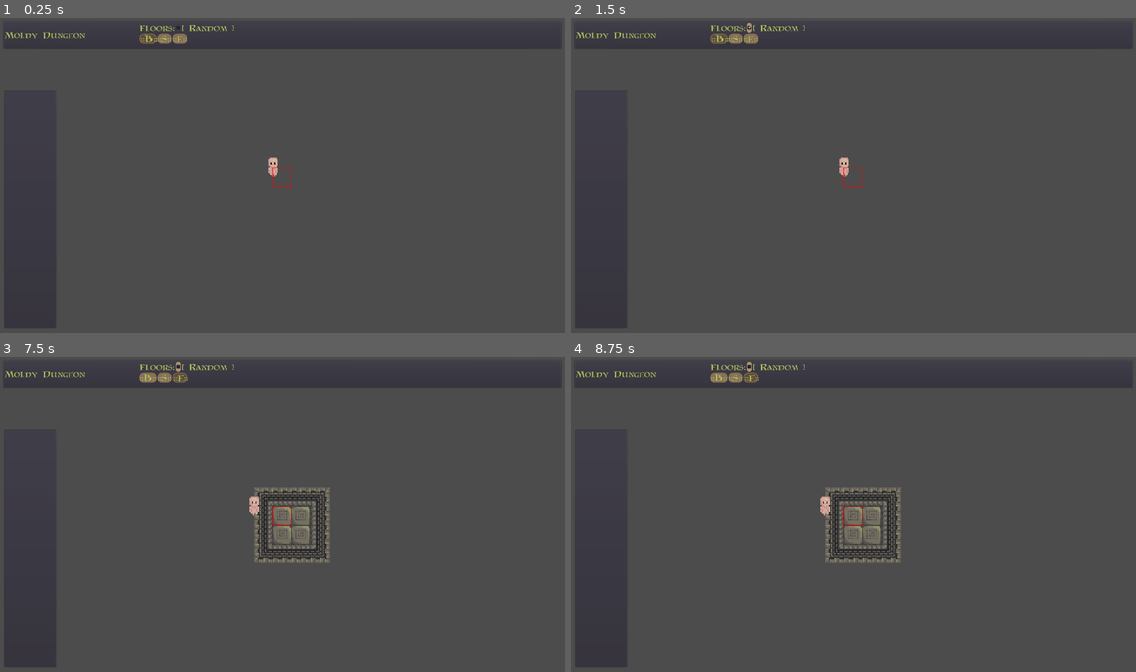
Above: before the commit, frames 1-4 (two rows, left to right).
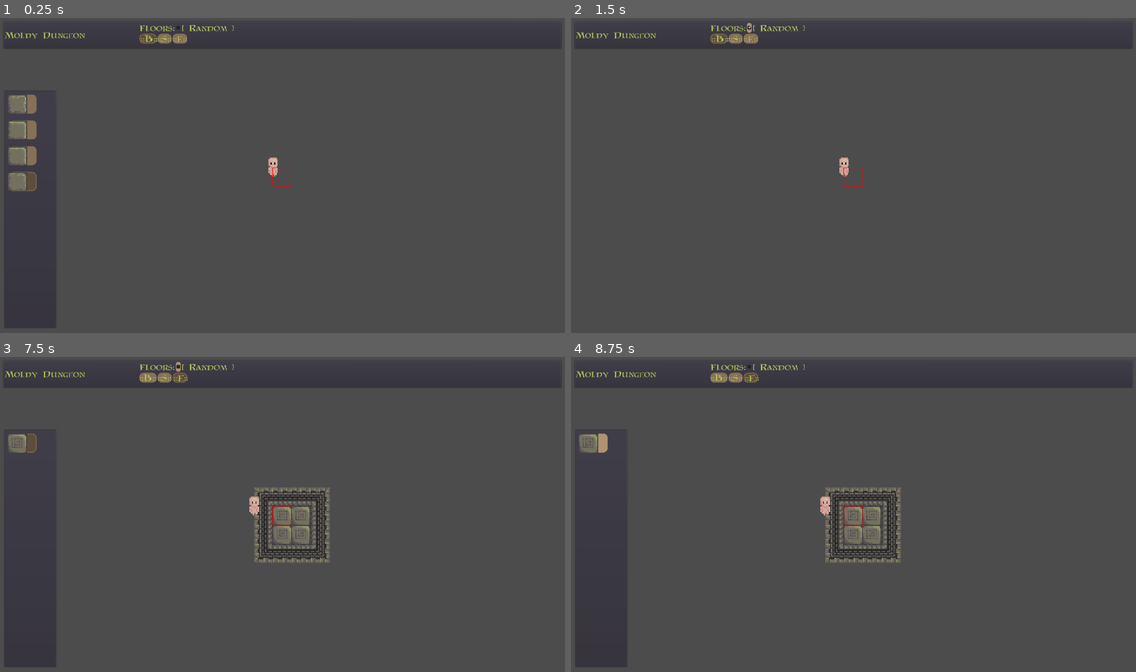
Above: after the commit, the same moments.

Repository: ObsidianBlk/DungeonFall
Game: Godot game, scene res://MapEditor.tscn
The game is run twice, just before and just after one commit, with the same random seed, the same clock (stepped at 60 frames per second) and the same inputs. This scene is started directly instead of the project's main scene.
Inputs (mouse positions are in pixels of both pictures, inside the frame that each line leads up to):
- Up to frame 1 (0.25 s): no input
- Up to frame 2 (1.5 s): click (751, 27) at 0.5 s; click "::B::" at 1.25 s
- Up to frame 3 (7.5 s): click "::S::" at 2 s; click "::E::" at 2.75 s; click "Moldy Dungeon" at 3.5 s; tap Enter at 4.25, 5.75, 7.25 s; hold D (move_right) 4.28-5.03 s; tap Space (jump) at 4.52, 5, 5.27, 6.5, 6.77 s; hold S (move_down) 5.03-5.78 s; hold D (move_right) 5.78-6.53 s; hold W (move_up) 6.53-7.28 s; hold A (move_left) from 7.28 s (still down)
- Up to frame 4 (8.75 s): tap Space (jump) at 7.52 s; release A (move_left) at 8 s; click (593, 442) at 8.02 s

The runs differ from the first frame. In frame 1, 1.1% of the frame differs, in the area x 1-7%, y 24-56%; in frame 2, less than 0.1%; in frame 3, 0.3%; in frame 4, 0.3%.

Commit message:
Can now select specific floor tiles to be placed or choose random tile.

Diff:
--- a/MapEditor.tscn
+++ b/MapEditor.tscn
@@ -274,4 +274,5 @@
 [connection signal="toggled" from="CanvasLayer/EditorUI/Toolbar/Control/Tools/FloorTools/CTRLs/BTN_Safe" to="CanvasLayer/EditorUI/Toolbar/Control/Tools/FloorTools" method="_on_floor_btn_toggle" binds= [ "S" ]]
 [connection signal="toggled" from="CanvasLayer/EditorUI/Toolbar/Control/Tools/FloorTools/CTRLs/BTN_Ends" to="CanvasLayer/EditorUI/FloorList" method="_on_floor_btn_toggle" binds= [ "E" ]]
 [connection signal="toggled" from="CanvasLayer/EditorUI/Toolbar/Control/Tools/FloorTools/CTRLs/BTN_Ends" to="CanvasLayer/EditorUI/Toolbar/Control/Tools/FloorTools" method="_on_floor_btn_toggle" binds= [ "E" ]]
+[connection signal="tile_selected" from="CanvasLayer/EditorUI/FloorList" to="." method="_on_tile_selected"]
 [connection signal="pressed" from="CanvasLayer/GeneralUI/PopMenu/PanelContainer/VBoxContainer/Buttons/BTN_Exit" to="." method="_on_editor_quit"]
--- a/levels/EditorLevel.tscn
+++ b/levels/EditorLevel.tscn
@@ -1,11 +1,10 @@
-[gd_scene load_steps=7 format=2]
+[gd_scene load_steps=6 format=2]
 
 [ext_resource path="res://scripts/EditorLevel.gd" type="Script" id=1]
 [ext_resource path="res://objects/player_start/Player_Start.tscn" type="PackedScene" id=3]
 [ext_resource path="res://tilesets/tilesetA/tilesetA.tres" type="TileSet" id=4]
 [ext_resource path="res://scripts/UI/MapEditor/TrackerView.gd" type="Script" id=5]
 [ext_resource path="res://scripts/MapBuildTools.gd" type="Script" id=6]
-[ext_resource path="res://scripts/MapCTRL.gd" type="Script" id=7]
 
 [node name="EditorLevel" type="Node2D"]
 script = ExtResource( 1 )
@@ -14,9 +13,6 @@
 
 [node name="MapBuildTools" type="Node2D" parent="."]
 script = ExtResource( 6 )
-
-[node name="MapCTRL" type="Node2D" parent="."]
-script = ExtResource( 7 )
 
 [node name="Walls" type="TileMap" parent="."]
 tile_set = ExtResource( 4 )
--- a/objects/Editor/tileselector/TileSelector.gd
+++ b/objects/Editor/tileselector/TileSelector.gd
@@ -1,6 +1,6 @@
 extends Button
 
-signal tile_pressed(id)
+signal tile_selected(id)
 
 func set_tile(id : int, tileset : Resource):
 	if id >= 0:
@@ -11,9 +11,7 @@
 		$TileMap.tile_set = null
 
 
-func _on_pressed():
-	if pressed:
+func _on_toggled(button_pressed):
+	if button_pressed:
 		if $TileMap.tile_set != null:
-			emit_signal("tile_pressed", $TileMap.get_cell(0, 0))
-		else:
-			pressed = false
+			emit_signal("tile_selected", $TileMap.get_cell(0, 0))
--- a/objects/Editor/tileselector/TileSelector.tscn
+++ b/objects/Editor/tileselector/TileSelector.tscn
@@ -16,4 +16,4 @@
 scale = Vector2( 4, 4 )
 cell_size = Vector2( 16, 16 )
 format = 1
-[connection signal="pressed" from="." to="." method="_on_pressed"]
+[connection signal="toggled" from="." to="." method="_on_toggled"]
--- a/scripts/EditorLevel.gd
+++ b/scripts/EditorLevel.gd
@@ -3,8 +3,6 @@
 var camera_node = null
 var cell = Vector2(16.0, 16.0)
 
-#onready var map_node = $Map
-onready var mapCTRL_node = $MapCTRL
 onready var mapBT_node = $MapBuildTools
 onready var walls_node = $Walls
 onready var cam_container_node = $Camera_Container
@@ -25,17 +23,6 @@
 	if event.is_action_pressed("move_down"):
 		tracker.position.y += cell.y
 
-
-#func _on_tileset_activated(def):
-#	set_tileset_name(def.name)
-
-
-#func set_tileset_name(name : String):
-#	map_node.tileset_name = name
-#	if map_node.is_valid():
-#		cell = walls_node.cell_size
-#		return true
-#	return false
 
 func attach_camera(camera : Node2D):
 	if camera_node != null:
--- a/scripts/MapEditor.gd
+++ b/scripts/MapEditor.gd
@@ -15,7 +15,7 @@
 var rand_floor = false
 
 onready var camera = $Perma_Objects/Camera
-onready var floor_tile_list = $CanvasLayer/EditorUI/FloorList/Margins/Scroll/Tiles
+onready var floorList_node = $CanvasLayer/EditorUI/FloorList
 
 onready var generalUI = $CanvasLayer/GeneralUI
 
@@ -29,15 +29,6 @@
 
 		tileset_def = TilesetStore.get_definition()
 		TilesetStore.connect("tileset_activated", self, "_on_tileset_activated")
-
-		#tileset_resource = load(tileset_def.base_path + tileset_def.resource_path)
-		#tile_selector_inst = load("res://objects/Editor/tileselector/TileSelector.tscn")
-		#for bindex in range(0, tileset_def.floors.breakable.size()):
-		#	var fdef = tileset_def.floors.breakable[bindex]
-		#	var selector = tile_selector_inst.instance()
-		#	floor_tile_list.add_child(selector)
-		#	selector.set_tile(fdef.index, tileset_resource)
-		#	selector.connect("tile_pressed", self, "_on_tile_pressed")
 
 
 func _input(event):
@@ -61,9 +52,6 @@
 			editorlevel_node.clear_floor_at_tracker()
 
 
-#func _on_tile_pressed(id : int):
-#	print("Tile ID ", id, " selected!")
-
 func _on_tileset_activated(def):
 	tileset_def = def
 
@@ -83,5 +71,10 @@
 		p.add_child(world_node)
 		queue_free()
 
+
+func _on_tile_selected(id : int):
+	floor_tile_id = id
+
 func _on_random_floor(button_pressed):
 	rand_floor = button_pressed
+	floorList_node.visible = not rand_floor
--- a/scripts/UI/MapEditor/FloorList.gd
+++ b/scripts/UI/MapEditor/FloorList.gd
@@ -1,24 +1,67 @@
 extends Container
 
+signal tile_selected(tile_index)
+
+const TILE_SELECTOR_RESOURCE = "res://objects/Editor/tileselector/TileSelector.tscn"
+
+var tile_selector_inst = null
 var tileset_def = null
+var tileset_resource = null
+var current_tile_type = "B"
+
+onready var tile_list_node = $Margins/Scroll/Tiles
 
 func _ready():
-	tileset_def = TilesetStore.get_definition()
 	TilesetStore.connect("tileset_activated", self, "_on_tileset_activated")
+	_on_tileset_activated(TilesetStore.get_definition())
 
-	#tileset_resource = load(tileset_def.base_path + tileset_def.resource_path)
-	#tile_selector_inst = load("res://objects/Editor/tileselector/TileSelector.tscn")
-	#for bindex in range(0, tileset_def.floors.breakable.size()):
-	#	var fdef = tileset_def.floors.breakable[bindex]
-	#	var selector = tile_selector_inst.instance()
-	#	floor_tile_list.add_child(selector)
-	#	selector.set_tile(fdef.index, tileset_resource)
-	#	selector.connect("tile_pressed", self, "_on_tile_pressed")
+	tile_selector_inst = load(TILE_SELECTOR_RESOURCE)
+	_clear_tile_list()
+	_fill_tile_list()
+
+func _clear_tile_list():
+	for child in tile_list_node.get_children():
+		tile_list_node.remove_child(child)
+
+func _add_selector(tile_index : int, btngrp : ButtonGroup, select : bool = false):
+	if not tile_selector_inst:
+		return
+	var selector = tile_selector_inst.instance()
+	tile_list_node.add_child(selector)
+	selector.group = btngrp
+	selector.set_tile(tile_index, tileset_resource)
+	selector.connect("tile_selected", self, "_on_tile_selected")
+	selector.pressed = true
+
+
+func _fill_tile_list():
+	var bg = ButtonGroup.new()
+	match(current_tile_type):
+		"B":
+			for tindex in range(0, tileset_def.floors.breakable.size()):
+				var fdef = tileset_def.floors.breakable[tindex]
+				_add_selector(fdef.index, bg, tindex == 0)
+		"S":
+			for tindex in range(0, tileset_def.floors.safe.size()):
+				_add_selector(tileset_def.floors.safe[tindex], bg, tindex == 0)
+		"E":
+			for tindex in range(0, tileset_def.floors.exit.size()):
+				_add_selector(tileset_def.floors.exit[tindex], bg, tindex == 0)
 
 
 func _on_floor_btn_toggle(pressed : bool, btn : String):
 	if pressed:
-		pass
+		current_tile_type = btn
+		_clear_tile_list()
+		_fill_tile_list()
+
 
 func _on_tileset_activated(def):
-	tileset_def = def
+	if tileset_def == null or def.name != tileset_def.name:
+		tileset_def = def
+		tileset_resource = load(tileset_def.base_path + tileset_def.resource_path)
+		_clear_tile_list()
+		_fill_tile_list()
+
+func _on_tile_selected(tile_index : int):
+	emit_signal("tile_selected", tile_index)
